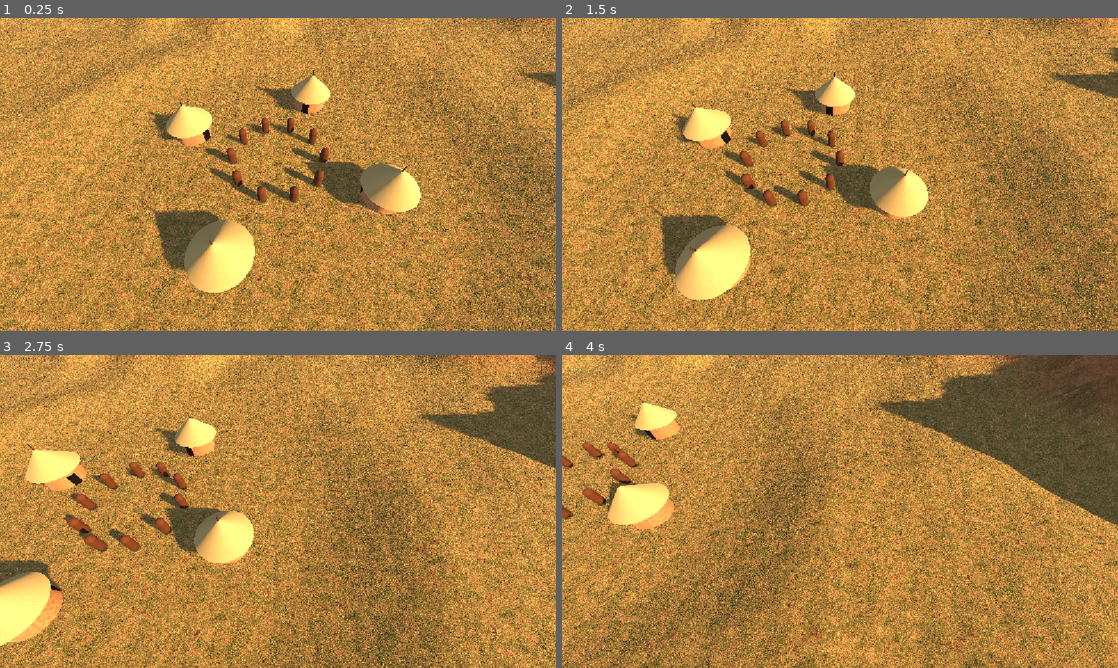
Above: before the commit, frames 1-4 (two rows, left to right).
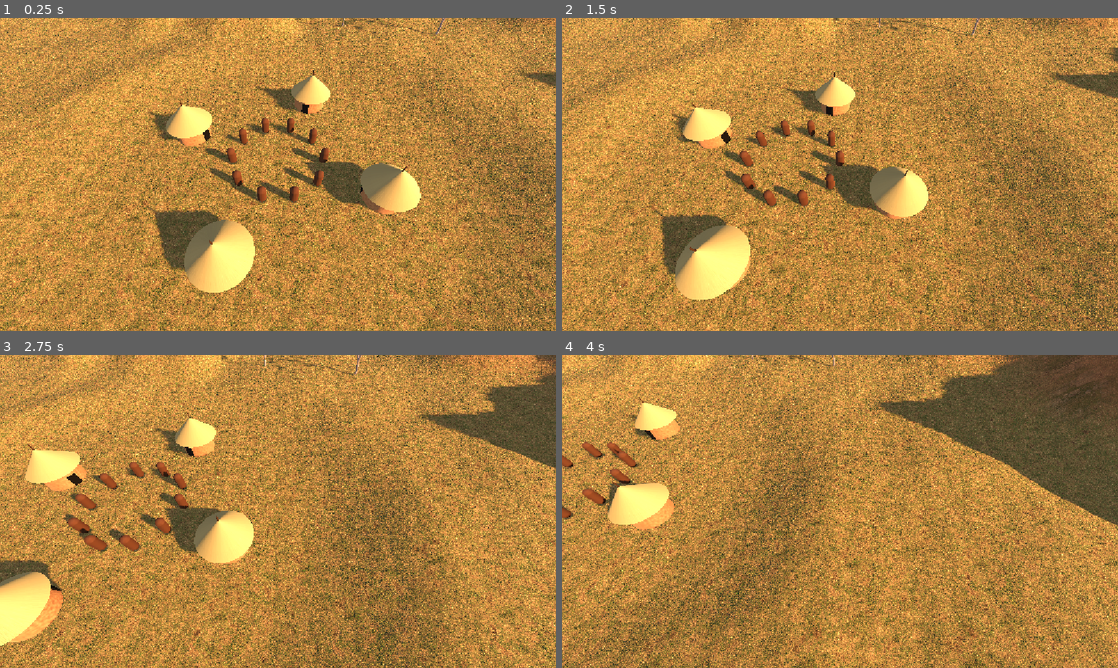
Above: after the commit, the same moments.

Repository: barroapk/faso-kanou
Game: Godot game, scene res://scenes/main.tscn
The game is run twice, just before and just after one commit, with the same random seed, the same clock (stepped at 60 frames per second) and the same inputs. A sky picture missing from this copy of the repository is replaced by a grey-blue gradient.
Inputs (mouse positions are in pixels of both pictures, inside the frame that each line leads up to):
- Up to frame 1 (0.25 s): no input
- Up to frame 2 (1.5 s): tap Enter at 0.5 s; move the mouse to (812, 237) at 0.52 s; click (812, 237) at 0.67 s; tap Space at 1.25 s; drag from (1006, 221) to (812, 237) at 1.27 s
- Up to frame 3 (2.75 s): tap Enter at 2 s; move the mouse to (111, 464) at 2.02 s; click (111, 464) at 2.17 s
- Up to frame 4 (4 s): tap Space at 2.75 s; drag from (867, 511) to (673, 464) at 2.77 s; tap Enter at 3.5 s; move the mouse to (756, 433) at 3.52 s; click (756, 433) at 3.67 s

The runs differ from the first frame. In frame 1, 0.2% of the frame differs, in the area x 53-81%, y 0-8%; in frame 2, 0.2%; in frame 3, 0.2%, in the area x 39-71%, y 0-8%; in frame 4, 0.1%.

Commit message:
Acacias dans la savane et la forêt

Diff:
--- a/scripts/main.gd
+++ b/scripts/main.gd
@@ -11,6 +11,7 @@
     _creer_camera()
     _creer_habitants(10)
     _creer_cases(4)
+    _creer_vegetation()
 
 func _creer_ciel() -> void:
     var env := Environment.new()
@@ -81,3 +82,8 @@
         maison.position = Vector3(x, terrain.hauteur(x, z) - 0.1, z)
         maison.rotation.y = atan2(-x, -z)
         add_child(maison)
+
+func _creer_vegetation() -> void:
+    var vegetation = preload("res://scripts/vegetation.gd").new()
+    vegetation.terrain = terrain
+    add_child(vegetation)
--- /dev/null
+++ b/scripts/vegetation.gd
@@ -0,0 +1,51 @@
+extends Node3D
+
+const NOMBRE := 100
+const HAUTEUR_ARBRE := 7.0
+
+var terrain
+var rng := RandomNumberGenerator.new()
+
+func _ready() -> void:
+    rng.seed = 42
+    var modele: PackedScene = load("res://assets/modeles/acacia.glb")
+    var boite := _mesurer(modele)
+    var echelle := HAUTEUR_ARBRE / boite.size.y
+    var places := 0
+    var essais := 0
+    while places < NOMBRE and essais < NOMBRE * 40:
+        essais += 1
+        var x := rng.randf_range(-170.0, 170.0)
+        var z := rng.randf_range(-170.0, 170.0)
+        if Vector2(x, z).length() < 20.0:
+            continue
+        var h: float = terrain.hauteur(x, z)
+        if h < 1.0 or h > 12.0:
+            continue
+        var pente := absf(terrain.hauteur(x + 1.0, z) - h) + absf(terrain.hauteur(x, z + 1.0) - h)
+        if pente > 1.2:
+            continue
+        if rng.randf() < terrain.desert(x, z) * 0.95:
+            continue
+        if rng.randf() > 0.3 + terrain.foret(x, z) * 0.7:
+            continue
+        var arbre: Node3D = modele.instantiate()
+        var taille := echelle * rng.randf_range(0.7, 1.3)
+        arbre.scale = Vector3.ONE * taille
+        arbre.rotation.y = rng.randf() * TAU
+        arbre.position = Vector3(x, h - boite.position.y * taille - 0.1, z)
+        add_child(arbre)
+        places += 1
+
+func _mesurer(modele: PackedScene) -> AABB:
+    var test: Node3D = modele.instantiate()
+    add_child(test)
+    var boite := AABB()
+    var premier := true
+    for m in test.find_children("*", "MeshInstance3D", true, false):
+        var mi := m as MeshInstance3D
+        var b := test.global_transform.affine_inverse() * mi.global_transform * mi.get_aabb()
+        boite = b if premier else boite.merge(b)
+        premier = false
+    test.queue_free()
+    return boite
Binary file added: assets/modeles/acacia.glb
Not shown, added: CREDITS.md
